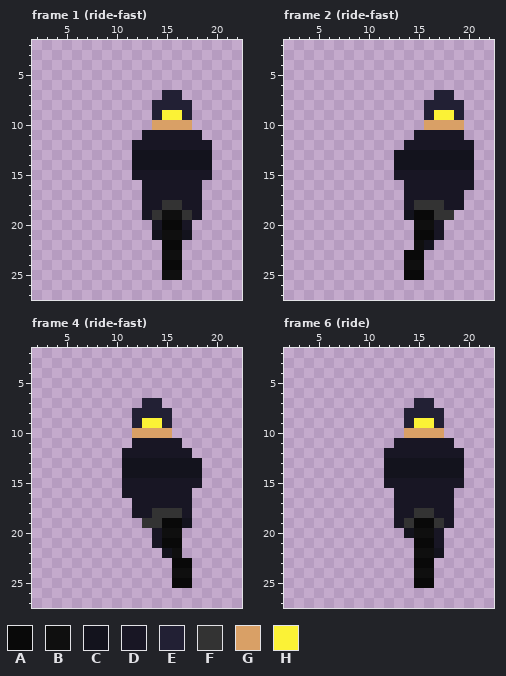
Edited in one commit: pixel-art file (assets/images/postman.ase). The picture above was drawn from the file before the commit.
32x32 pixels, 14 frames. Shown: frame 1 (ride-fast): x 2..22, y 2..27; frame 2 (ride-fast): x 2..22, y 2..27; frame 4 (ride-fast): x 2..22, y 2..27; frame 6 (ride): x 2..22, y 2..27. The commit also changed other frames, which this record leaves out.
Palette (. is transparent): A #090909  B #0f0f0f  C #13131d  D #181624  E #222034  F #333333  G #d9a066  H #fbf236
The result:
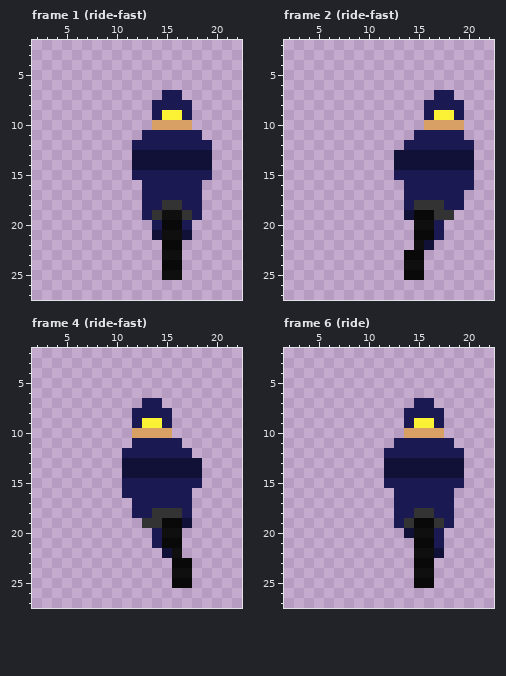
Change:
colour C: #13131d -> #111037
colour D: #181624 -> #1b1952
Changed rows in their new state; - is a pixel that keeps its letter.
Frame 1 (ride-fast), layer "body":
first column x 14:
 7 -DD-
 8 DDDD
 9 D--D
Frame 2 (ride-fast), layer "body":
first column x 16:
 7 -DD-
 8 DDDD
 9 D--D
Frame 4 (ride-fast), layer "body":
first column x 12:
 7 -DD-
 8 DDDD
 9 D--D
Frame 6 (ride), layer "body": the same change as frame 1 (ride-fast)
